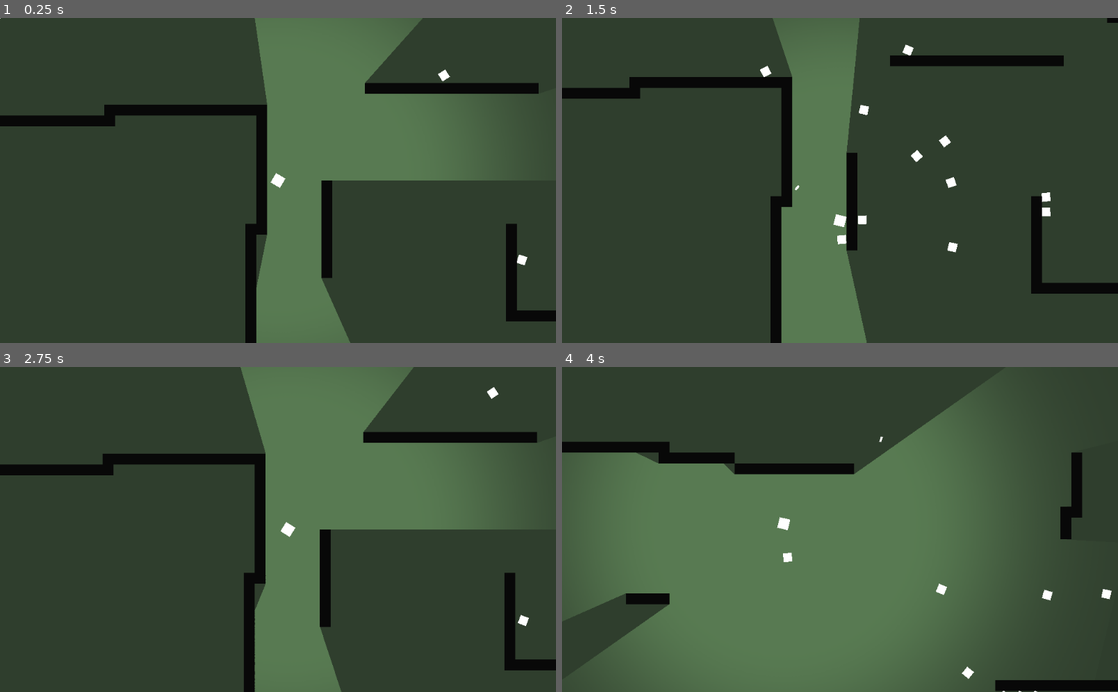
Above: before the commit, frames 1-4 (two rows, left to right).
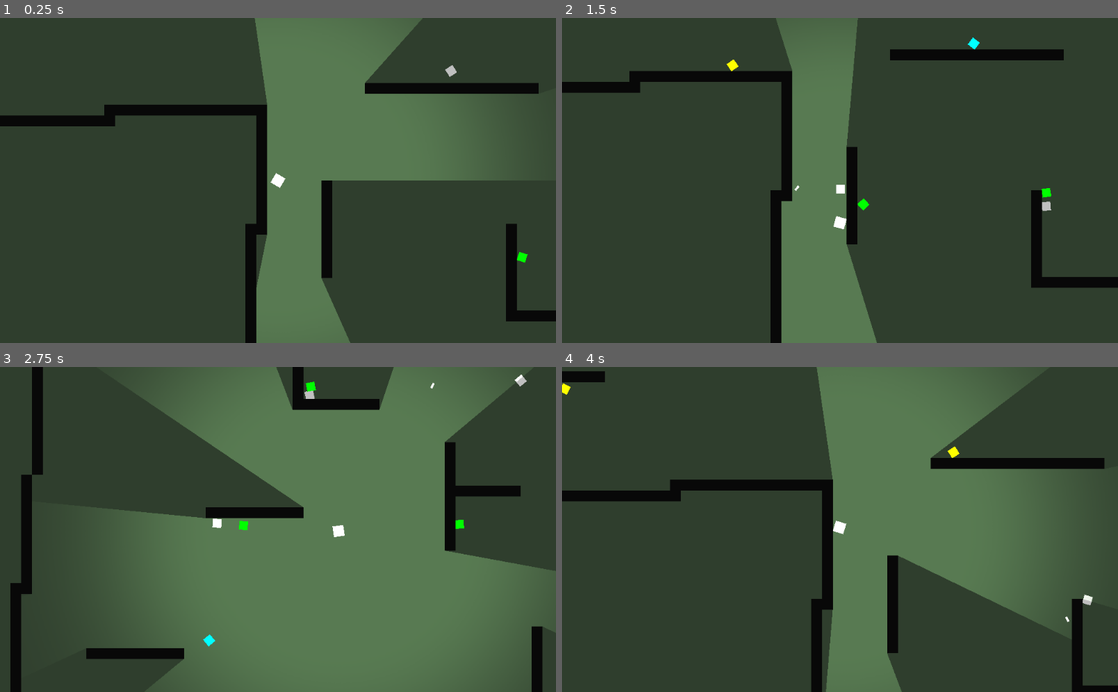
Above: after the commit, the same moments.

Repository: nbourre/ateliers_secondaires
Game: Godot game, scene res://World.tscn
Two runs of this game, one before a commit and one after it. Both use one fixed random seed, a clock stepped at 60 frames per second and the inputs below.
Inputs (mouse positions are in pixels of both pictures, inside the frame that each line leads up to):
- Up to frame 1 (0.25 s): no input
- Up to frame 2 (1.5 s): move the mouse to (962, 164) at 0.52 s; hold D (right) 0.53-1.28 s; click (962, 164) at 0.6 s; move the mouse to (728, 196) at 1.27 s; hold S (down) from 1.28 s (still down); click (728, 196) at 1.35 s
- Up to frame 3 (2.75 s): move the mouse to (333, 458) at 2.02 s; release S (down) at 2.03 s; hold D (right) from 2.03 s (still down); click (333, 458) at 2.1 s
- Up to frame 4 (4 s): move the mouse to (812, 594) at 2.77 s; release D (right) at 2.78 s; hold W (up) 2.78-3.53 s; click (812, 594) at 2.85 s; move the mouse to (1006, 578) at 3.52 s; hold A (left) from 3.53 s (still down); click (1006, 578) at 3.6 s

The runs differ from the first frame. In frame 1, 0.2% of the frame differs, in the area x 0-95%, y 0-77%; in frame 2, 4.6%; in frame 3, 52%, in the area x 0-100%, y 0-100%; in frame 4, 50%.

Commit message:
Modification de l'ennemi

Diff:
--- a/godot/top_down_shooter/Enemy.gd
+++ b/godot/top_down_shooter/Enemy.gd
@@ -9,7 +9,7 @@
 func _ready():
 	player = get_parent().get_node("Player")
 
-	hp = rand_range(1, 5)
+	hp = int(rand_range(1, 5))
 	match hp:
 		1:
 			$Sprite.modulate = Color(.75, .75, .75)
@@ -24,7 +24,10 @@
 
 
 func _physics_process(_delta):
-	position += (player.position - position)/50
+	var direction = (player.position - position)
+	direction = direction.normalized() * 6
+
+	position += direction
 	look_at(player.position)
 
 	var _collision = move_and_collide(motion)
--- a/godot/top_down_shooter/Enemy.tscn
+++ b/godot/top_down_shooter/Enemy.tscn
@@ -16,6 +16,7 @@
 shape = SubResource( 1 )
 
 [node name="Sprite" type="Sprite" parent="."]
+modulate = Color( 1, 0, 0, 1 )
 scale = Vector2( 0.2, 0.2 )
 texture = ExtResource( 1 )
 
